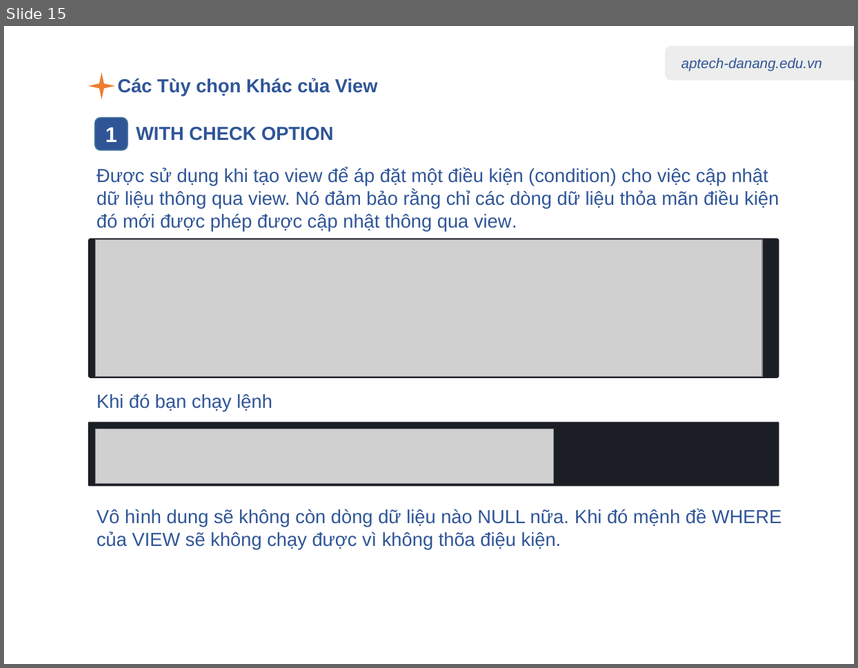
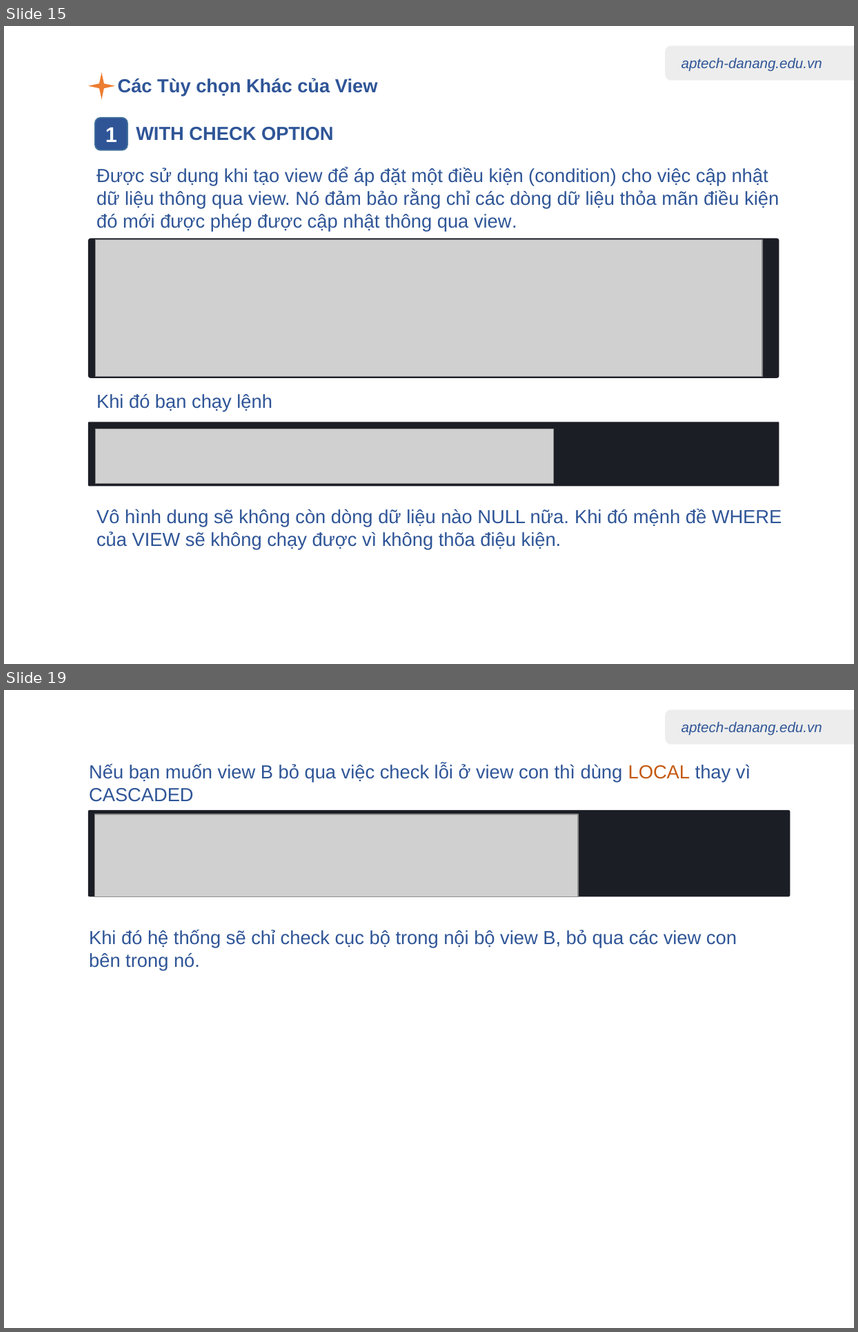
Before and after one commit to nhannn87dn/Learn-PostgreSQL, a slide deck: 01.Lessions/09-Stored-procedures-Triggers-Views/09-Stored-procedures-Triggers-Views.pptx. Shown one above the other, each under a label of ours: slide 15 before the commit, slides 15 and 19 after it; the slides between them are not shown. The pictures are 858x668 and 858x1332 pixels, drawn with LibreOffice and Linux fonts; fonts in the diff are those of the drawing; grey boxes stand for pictures. Boxes give left, top, right and bottom in pixels: in the first picture for what was removed or moved away, otherwise in the second. Text is boxed around its words. In the diff, an @@ line names an element or a change of style, - is before the commit and + after.

```diff
--- a/01.Lessions/09-Stored-procedures-Triggers-Views/09-Stored-procedures-Triggers-Views.pptx
+++ b/01.Lessions/09-Stored-procedures-Triggers-Views/09-Stored-procedures-Triggers-Views.pptx
@@ slide 19 added at [4, 690, 854, 1328], background #FFFFFF; not listed: 2 template elements that a slide beside it also shows @@
@@ text added at [89, 764, 751, 802], 16 pt, text #2F5597 @@
+Nếu bạn muốn view B bỏ qua việc check lỗi ở view con thì dùng LOCAL thay vì CASCADED
@@ rounded rectangle added at [88, 810, 791, 896], fill #1C1E26 @@
@@ picture added at [95, 814, 579, 896] @@
@@ text added at [89, 929, 737, 971], 16 pt, text #2F5597 @@
+Khi đó hệ thống sẽ chỉ check cục bộ trong nội bộ view B, bỏ qua các view con bên trong nó.
```
Also in this commit, not shown: 2 slides changed, 2 other slides added, 6 other files.
